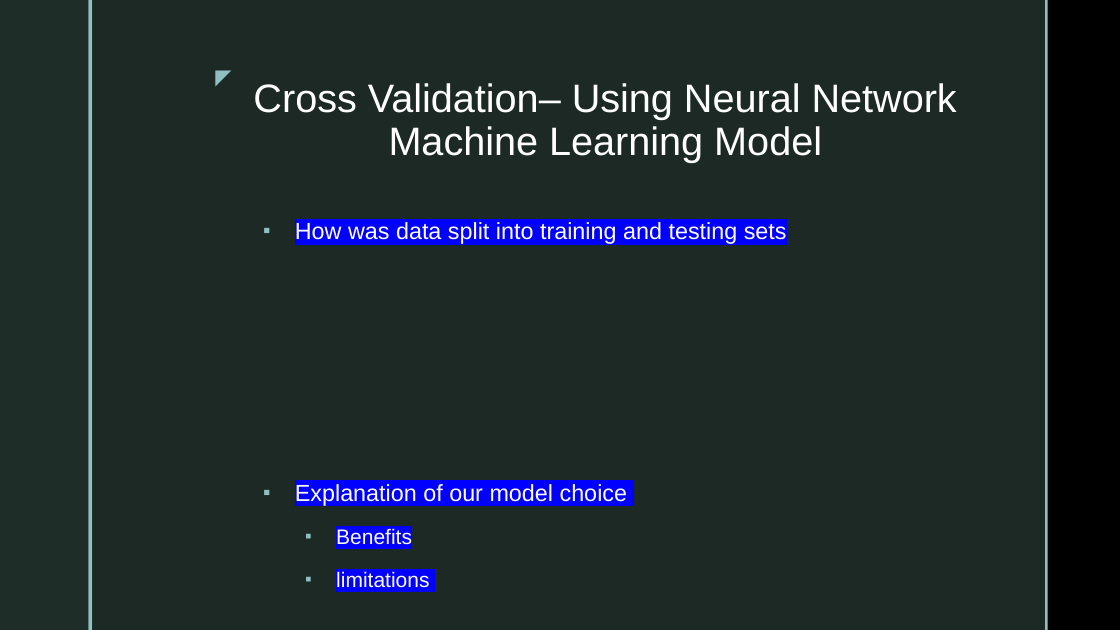
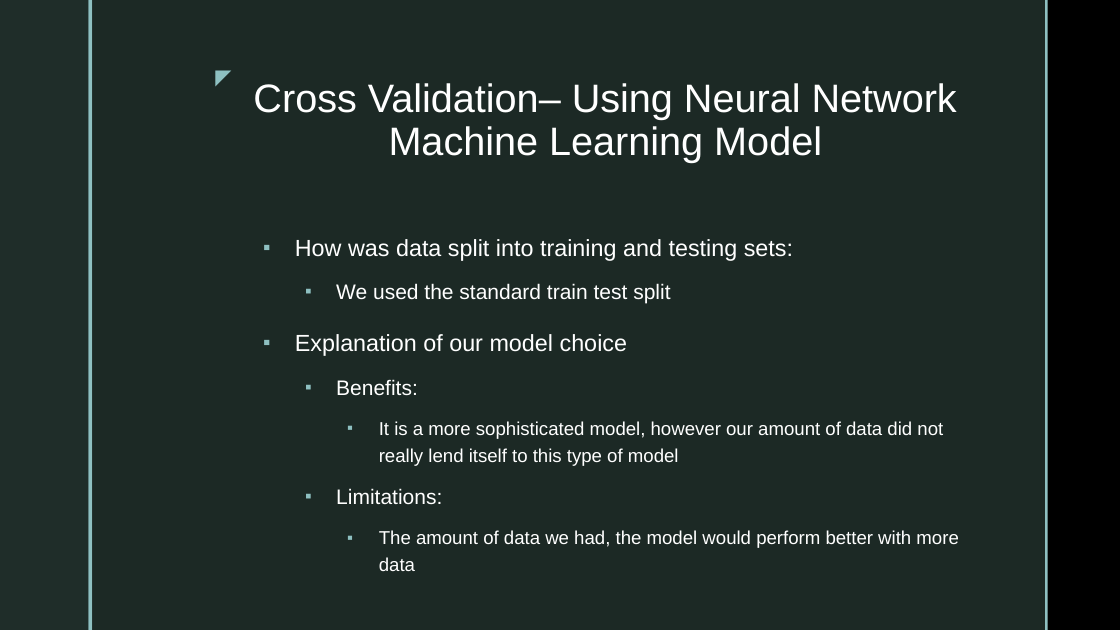
Before and after one commit to Sirius0531/final_project, a slide deck: slide 8 of 2nd Segment Project Deliverable/Deliverable2_Storyboard.pptx (slide 7 before the commit). Drawn at 1120x630 pixels with LibreOffice and Linux fonts; fonts in the diff are those of the drawing; background and template pictures are left out. Boxes give left, top, right and bottom in pixels: in the first picture for what was removed or moved away, otherwise in the second. Text is boxed around its words. In the diff, an @@ line names an element or a change of style, - is before the commit and + after.

```diff
--- a/2nd Segment Project Deliverable/Deliverable2_Storyboard.pptx
+++ b/2nd Segment Project Deliverable/Deliverable2_Storyboard.pptx
@@ text at [295, 239, 793, 304]: text changed @@
-▪ How was data split into training and testing sets
+▪ How was data split into training and testing sets:
+  ▪ We used the standard train test split
@@ text at [295, 334, 627, 356]: highlight #0000FF to none in "Explanation of our model choice" @@
@@ text at [336, 379, 958, 571]: text changed; size 18 to 16 pt @@
-  ▪ Benefits
-  ▪ limitations
+  ▪ Benefits:
+    ▪ It is a more sophisticated model, however our amount of data did not really lend itself to this type of model
+  ▪ Limitations:
+    ▪ The amount of data we had, the model would perform better with more data
```
Also in this commit, not shown: 6 other slides changed, 1 slide added, 1 slide removed.
